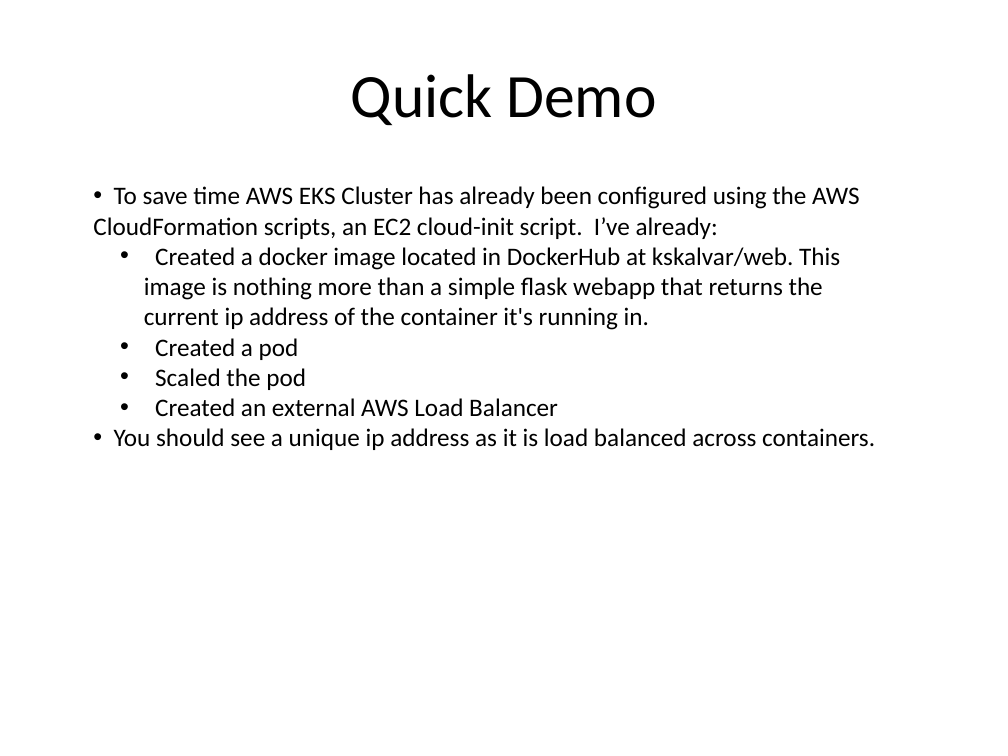
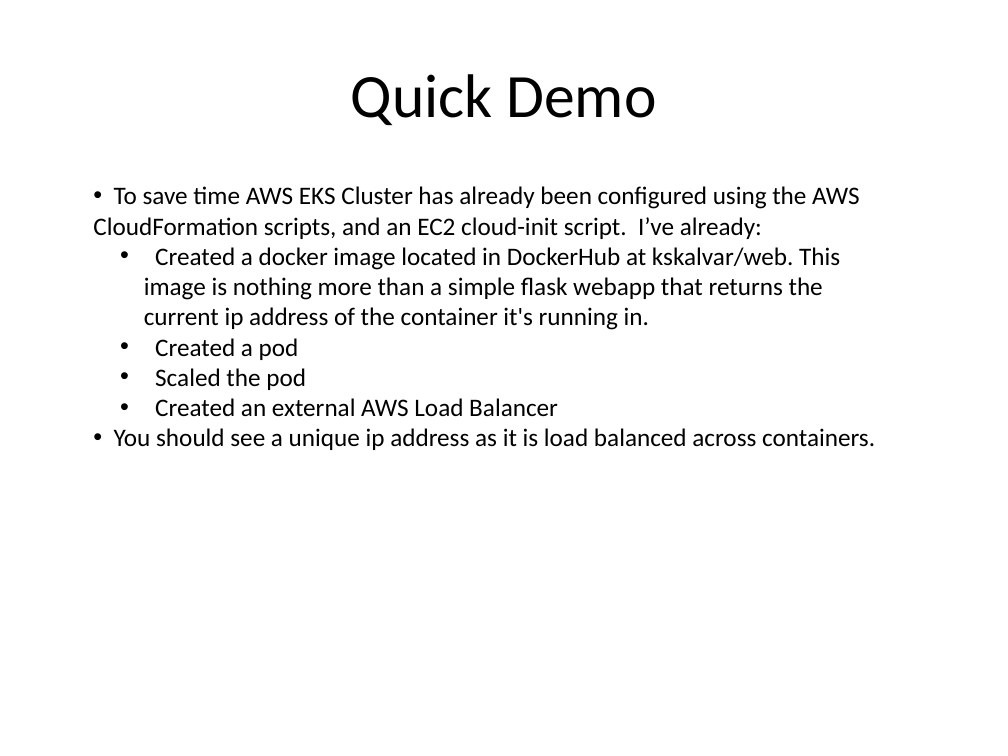
Before and after one commit to kskalvar/aws-eks-cluster-quickstart, a slide deck: slide 8 of slides/AWS-EKS-Cluster-Quickstart.pptx. Drawn at 1008x756 pixels with LibreOffice and Linux fonts; fonts in the diff are those of the drawing; background and template pictures are left out. Boxes give left, top, right and bottom in pixels: in the first picture for what was removed or moved away, otherwise in the second. Text is boxed around its words. In the diff, an @@ line names an element or a change of style, - is before the commit and + after.

Commit message:
Update slides

```diff
--- a/slides/AWS-EKS-Cluster-Quickstart.pptx
+++ b/slides/AWS-EKS-Cluster-Quickstart.pptx
@@ text at [93,186,859,239]: text changed @@
-• To save time AWS EKS Cluster has already been configured using the AWS CloudFormation scripts, an EC2 cloud-init script. I’ve already:
+• To save time AWS EKS Cluster has already been configured using the AWS CloudFormation scripts, and an EC2 cloud-init script. I’ve already:
```
Also in this commit, not shown: 2 other slides changed.
